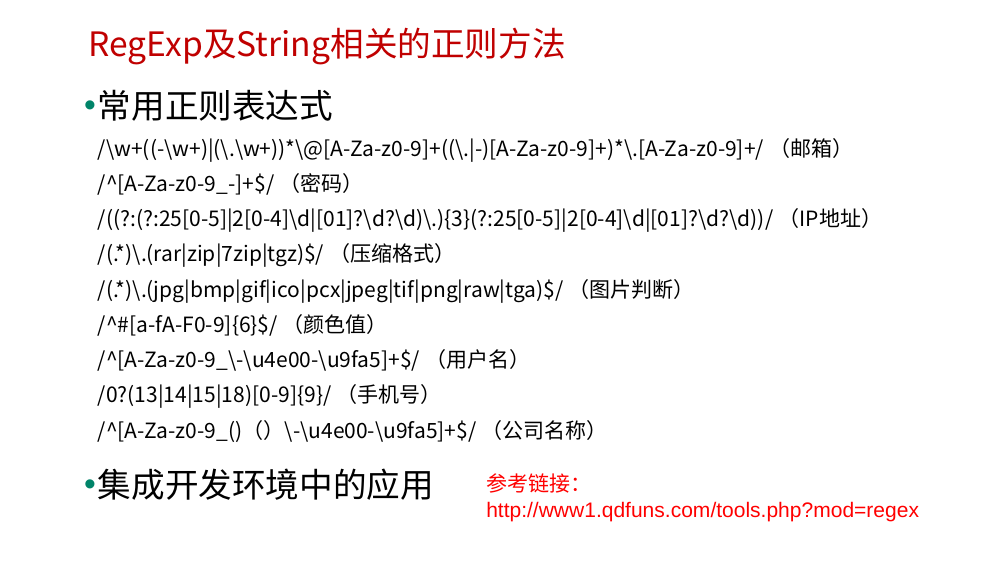
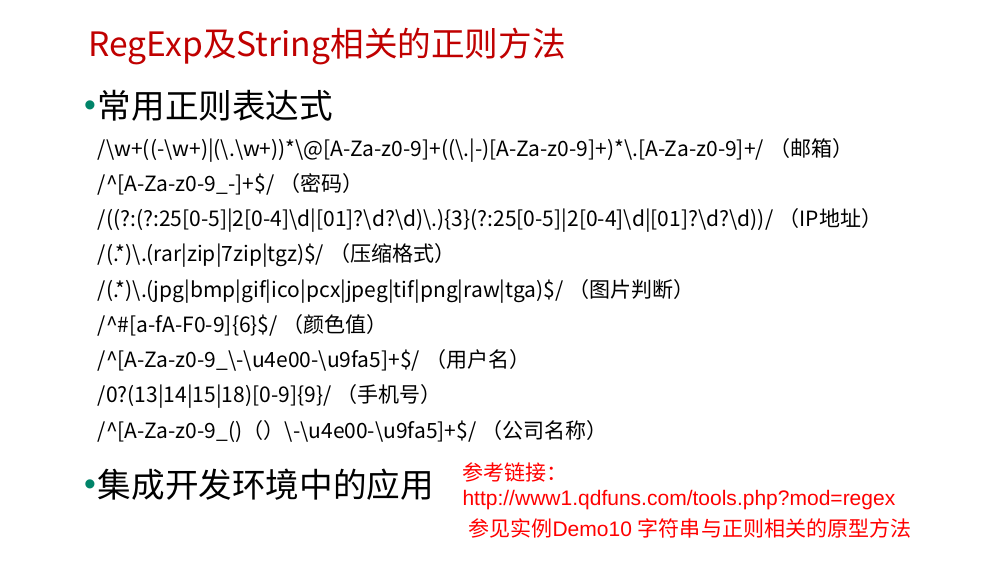
Before and after one commit to edu2act/course-javascript-advanced, a slide deck: slide 16 of 课程PPT/10.JavaScript标准内置对象-构造器（RegExp、Error）.pptx. Drawn at 1008x567 pixels with LibreOffice and Linux fonts; fonts in the diff are those of the drawing; background and template pictures are left out. Boxes give left, top, right and bottom in pixels: in the first picture for what was removed or moved away, otherwise in the second. Text is boxed around its words. In the diff, an @@ line names an element or a change of style, - is before the commit and + after.

```diff
--- a/课程PPT/10.JavaScript标准内置对象-构造器（RegExp、Error）.pptx
+++ b/课程PPT/10.JavaScript标准内置对象-构造器（RegExp、Error）.pptx
@@ text "参考链接：": place and size @@
-text "参考链接：" at <box>486,473,919,521</box>
+text "参考链接：" at <box>463,462,896,509</box>
@@ text added at <box>468,518,911,538</box>, 20 pt, text #FF0000 @@
+参见实例Demo10 字符串与正则相关的原型方法
```
Also in this commit, not shown: 5 other slides changed, 2 slides added, 2 slides removed, 16 other files.
